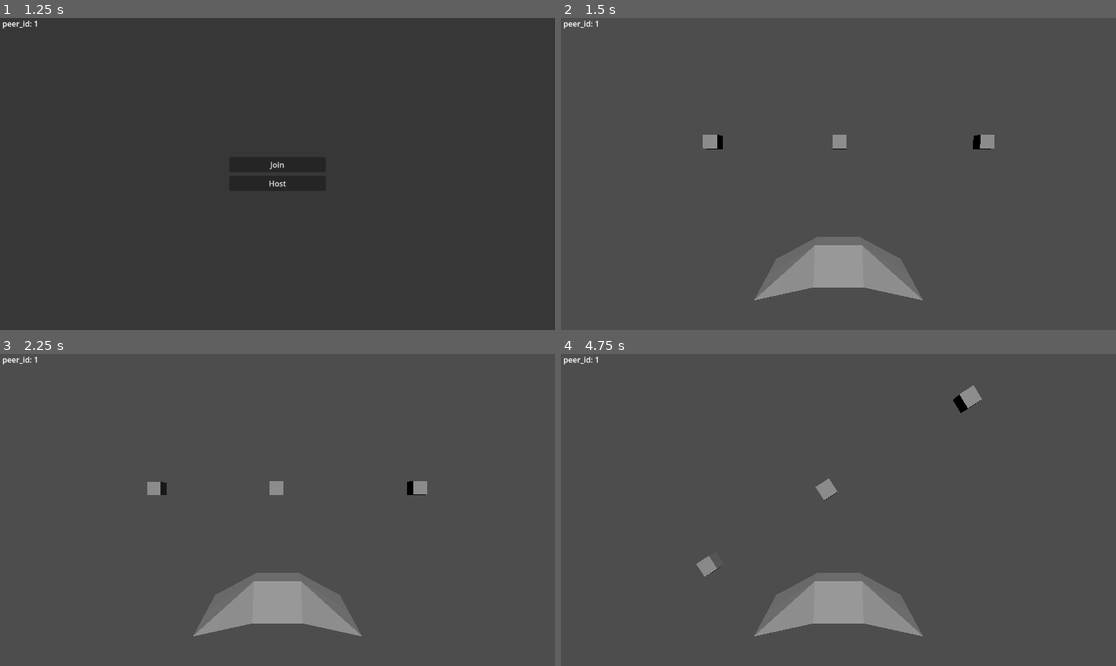
Above: before the commit, frames 1-4 (two rows, left to right).
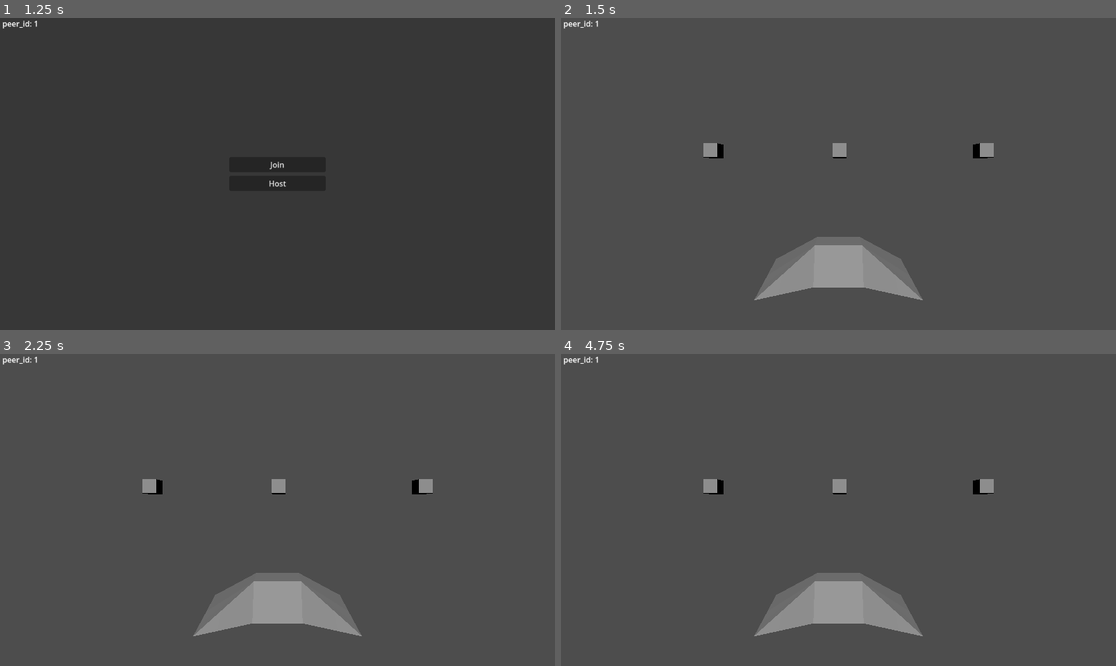
Above: after the commit, the same moments.

Repository: MathArtTechnologies/deivid-v-space
Game: Godot game, scene res://scenes/sand_box/MovementTest.tscn
Same seed, same stepped clock (60 frames per second), same inputs: the game is played once before the commit and once after it.
Inputs (mouse positions are in pixels of both pictures, inside the frame that each line leads up to):
- Up to frame 1 (1.25 s): tap Enter at 0.5 s; move the mouse to (399, 158) at 0.52 s; hold D (right_tilt) from 0.53 s (still down)
- Up to frame 2 (1.5 s): release D (right_tilt) at 1.25 s; click "Host" at 1.25 s
- Up to frame 3 (2.25 s): tap Space at 2 s; move the mouse to (166, 525) at 2.02 s; hold Backspace (ui_text_backspace) from 2.03 s (still down)
- Up to frame 4 (4.75 s): tap Enter at 2.75 s; move the mouse to (894, 441) at 2.77 s; release Backspace (ui_text_backspace) at 2.78 s; hold D (right_tilt) 2.78-3.53 s; move the mouse to (810, 572) at 3.52 s; hold W (forward) 3.53-4.28 s; move the mouse to (1005, 556) at 4.27 s; hold A (left_tilt) from 4.28 s (still down)

Frame 1 is identical in both runs. In frame 2, 0.6% of the frame differs, in the area x 25-79%, y 37-45%; in frame 3, 0.4%; in frame 4, 1.0%, in the area x 24-78%, y 10-72%.
Error after the commit: Invalid assignment of property or key 'camera' with value of type 'Nil' on a base object of type 'null instance'. (res://scripts/characters/spaceship.gd:24)

Commit message:
for the sake of uniformity

Diff:
--- a/scenes/characters/Spaceship.tscn
+++ b/scenes/characters/Spaceship.tscn
@@ -4,7 +4,7 @@
 [ext_resource type="PackedScene" uid="uid://lrwjwfaigr0t" path="res://scenes/components/CharacterVelocityComp.tscn" id="2_18nwe"]
 [ext_resource type="ArrayMesh" uid="uid://df0eyt7x1y6un" path="res://models/spaceship.obj" id="2_kroix"]
 [ext_resource type="PackedScene" uid="uid://brsfw5qan0sh3" path="res://scenes/components/CharacterRotationComp.tscn" id="3_hyrv2"]
-[ext_resource type="PackedScene" uid="uid://f5aggkykyjuk" path="res://scenes/components/ControllerComp.tscn" id="3_w4wvo"]
+[ext_resource type="PackedScene" uid="uid://f5aggkykyjuk" path="res://scenes/components/CharacterControllerComp.tscn" id="3_w4wvo"]
 
 [sub_resource type="ConvexPolygonShape3D" id="ConvexPolygonShape3D_x7kw5"]
 points = PackedVector3Array(1, 0.0068258713, 0.7928281, 0.33320284, 0.4945126, 0.19662654, -1, 0.0068258713, 0.7928281, …(310 unchanged characters)…
@@ -35,7 +35,7 @@
 
 [node name="CharacterRotationComp" parent="." instance=ExtResource("3_hyrv2")]
 
-[node name="ControllerComp" parent="." instance=ExtResource("3_w4wvo")]
+[node name="CharacterControllerComp" parent="." instance=ExtResource("3_w4wvo")]
 
 [node name="Camera" type="Camera3D" parent="."]
 transform = Transform3D(1, 0, 0, 0, -4.371139e-08, -1, 0, 1, -4.371139e-08, 0, -4, 1.5)
--- a/scenes/components/ControllerComp.tscn
+++ b/scenes/components/CharacterControllerComp.tscn
@@ -1,6 +1,6 @@
 [gd_scene load_steps=2 format=3 uid="uid://f5aggkykyjuk"]
 
-[ext_resource type="Script" uid="uid://dcqdjhvq5mv8q" path="res://scripts/components/controller_comp.gd" id="1_0qhwf"]
+[ext_resource type="Script" uid="uid://dcqdjhvq5mv8q" path="res://scripts/components/character_controller_comp.gd" id="1_0qhwf"]
 
 [node name="ControllerComp" type="Node"]
 script = ExtResource("1_0qhwf")
--- a/scripts/characters/spaceship.gd
+++ b/scripts/characters/spaceship.gd
@@ -1,39 +1,37 @@
 class_name Spaceship extends CharacterBody3D
 
 var character_velocity_comp : CharacterVelocityComp
-var controller_comp : ControllerComp
+var controller_comp : CharacterControllerComp
 var character_rotation_component : CharacterRotationComp
 
-var speed = 10
+var camera : Camera3D
 
-var camera : Camera3D
+var rotation_speed : float = 20.0
+var movement_speed : float = 1.5
 
 func _ready() -> void:
 	self.character_velocity_comp = $CharacterVelocityComp
 	self.character_velocity_comp.direction = Vector3(0, 0, 0)
-	self.character_velocity_comp.speed = 20
+	self.character_velocity_comp.speed = self.movement_speed
 	self.character_velocity_comp.entity = self
 
 	self.character_rotation_component = $CharacterRotationComp
 	self.character_rotation_component.rotation = Vector3(0, 0, 0)
-	self.character_rotation_component.speed = 2
+	self.character_rotation_component.speed = self.rotation_speed
 	self.character_rotation_component.entity = self
+
+	self.controller_comp = $ControllerComp
+	self.controller_comp.camera = self.camera
+	self.controller_comp.entity = self
 
 	self.camera = $Camera
 
 	if is_multiplayer_authority():
 		self.camera.current = true
 
-	self.controller_comp = $ControllerComp
-	self.controller_comp.camera = self.camera
-	self.controller_comp.entity = self
-
 func _input(event: InputEvent) -> void:
 	if not is_multiplayer_authority():
 		return
-
-	if event.is_action_pressed("ui_text_backspace"):
-		self.position = Vector3(4, 4, 4)
 
 func _physics_process(delta: float) -> void:
 	if not is_multiplayer_authority():
@@ -42,7 +40,5 @@
 	if Constants.paused == true:
 		return
 
-	self.character_velocity_comp.direction = self.controller_comp.get_move_direction() * delta * speed
+	self.character_velocity_comp.direction = self.controller_comp.get_move_direction()
 	self.character_rotation_component.rotation = self.controller_comp.get_rotation()
-
-	move_and_slide()
--- a/scripts/components/controller_comp.gd
+++ b/scripts/components/character_controller_comp.gd
@@ -1,4 +1,4 @@
-class_name ControllerComp extends Node
+class_name CharacterControllerComp extends Node
 
 var entity : Node3D
 var camera : Camera3D
Renamed: scripts/components/controller_comp.gd.uid -> scripts/components/character_controller_comp.gd.uid
